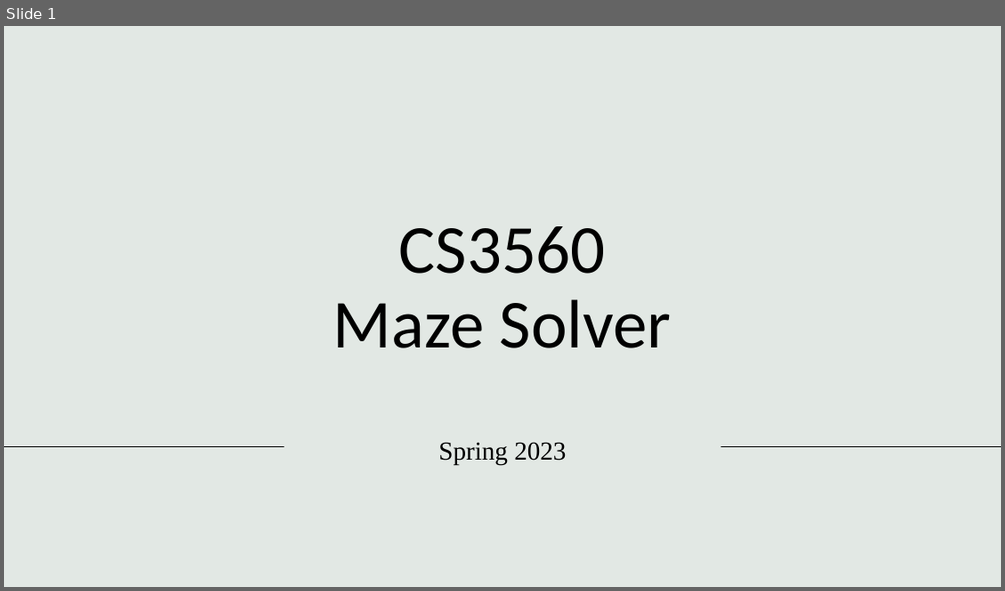
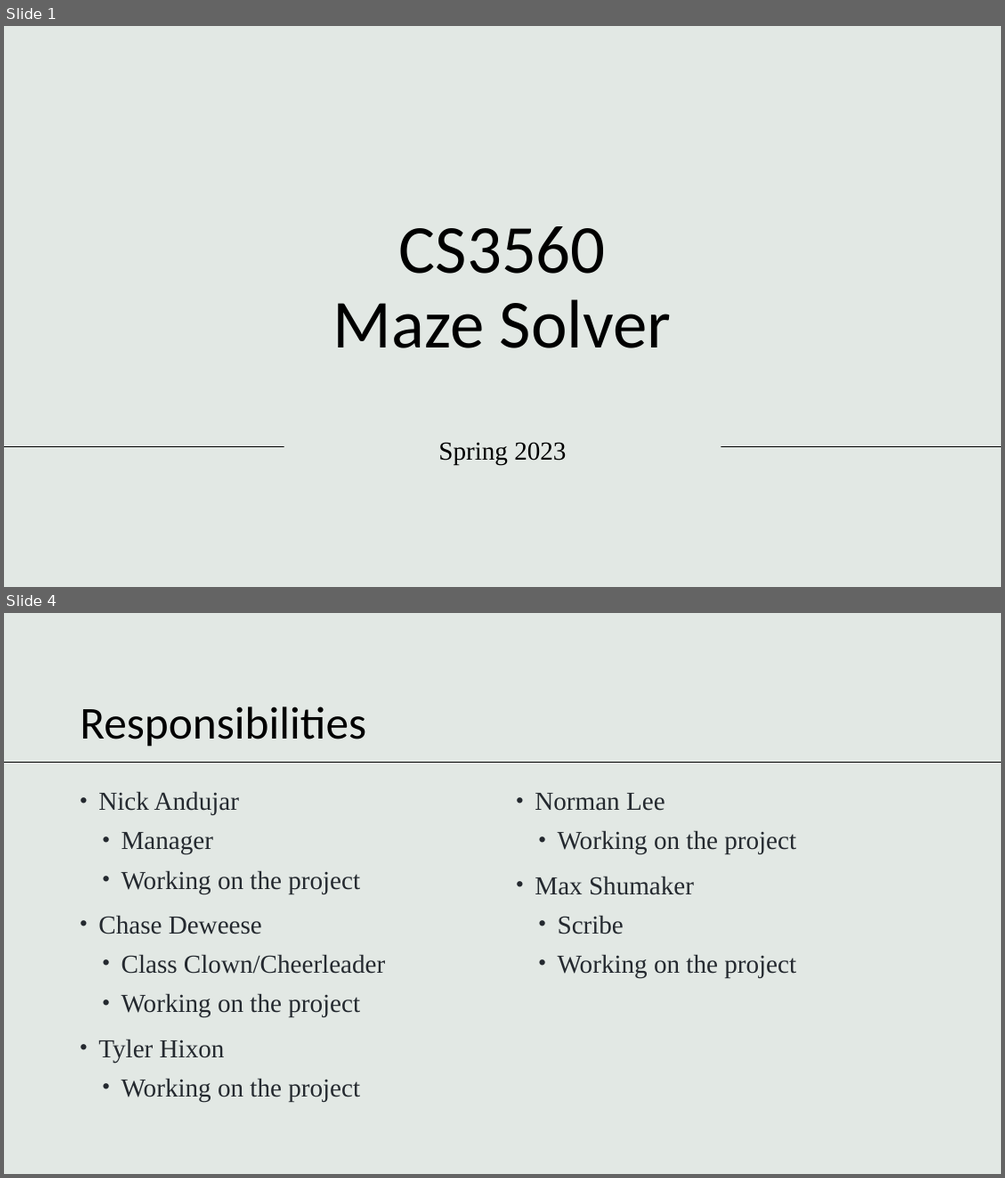
Before and after one commit to andujarnick/SoftwareToolsMazeSolver, a slide deck: presentations/Checkpoint 1.pptx. Shown one above the other, each under a label of ours: slide 1 before the commit, slides 1 and 4 after it; the slides between them are not shown. The pictures are 1005x591 and 1005x1178 pixels, drawn with LibreOffice and Linux fonts; fonts in the diff are those of the drawing; background and template pictures are left out. Boxes give left, top, right and bottom in pixels: in the first picture for what was removed or moved away, otherwise in the second. Text is boxed around its words. In the diff, an @@ line names an element or a change of style, - is before the commit and + after.

```diff
--- a/presentations/Checkpoint 1.pptx
+++ b/presentations/Checkpoint 1.pptx
@@ slide 4 added at (4, 613, 1001, 1174), background #E2E8E4 @@
@@ title added at (80, 706, 366, 747), 44 pt, text #000000 @@
+Responsibilities
@@ line added from (1001, 762) to (4, 762), #000000 0.5 pt @@
@@ text added at (98, 791, 385, 1101), 25 pt, text #24292F @@
+• Nick Andujar
+  • Manager
+  • Working on the project
+• Chase Deweese
+  • Class Clown/Cheerleader
+  • Working on the project
+• Tyler Hixon
+  • Working on the project
@@ text added at (534, 793, 796, 978), 25 pt, text #24292F @@
+• Norman Lee
+  • Working on the project
+• Max Shumaker
+  • Scribe
+  • Working on the project
```
Also in this commit, not shown: 7 other slides added.
